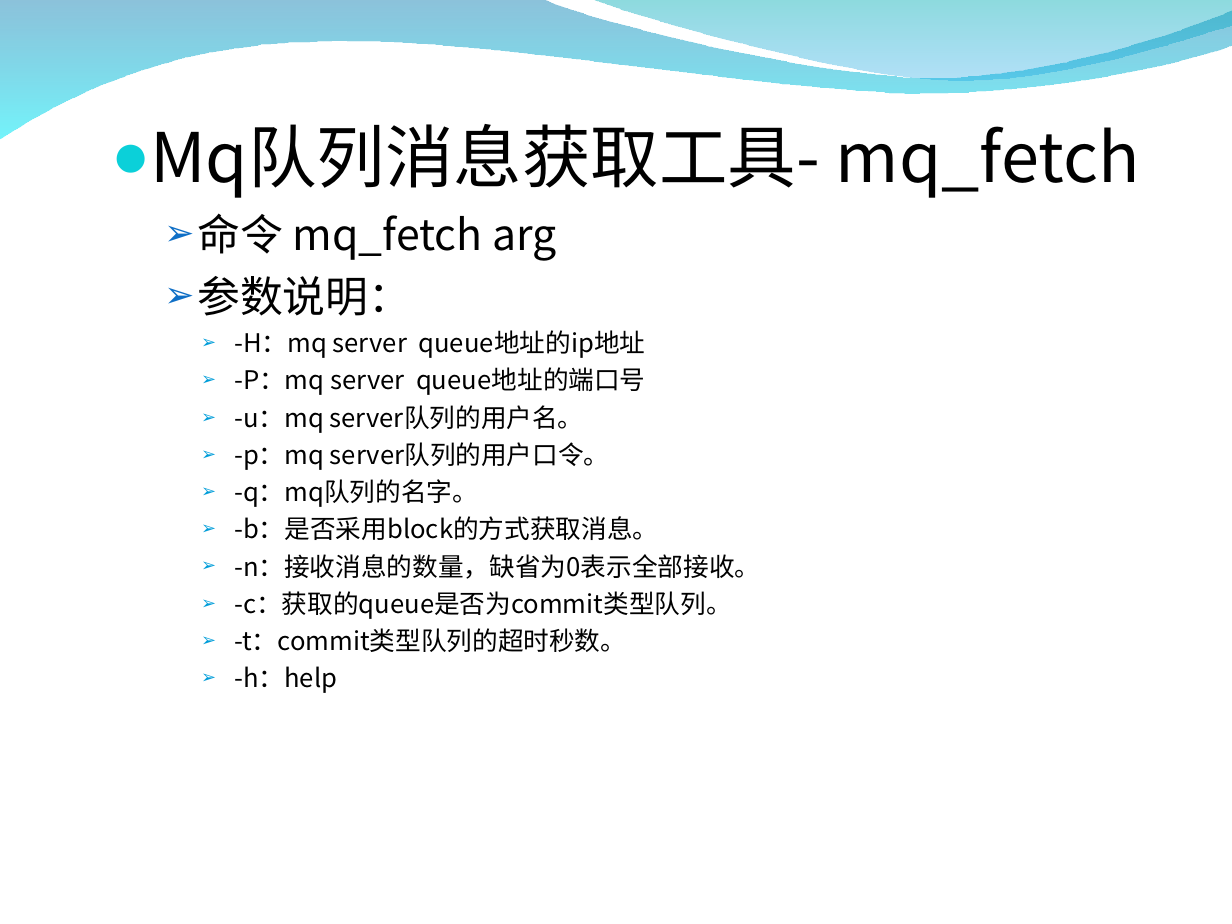
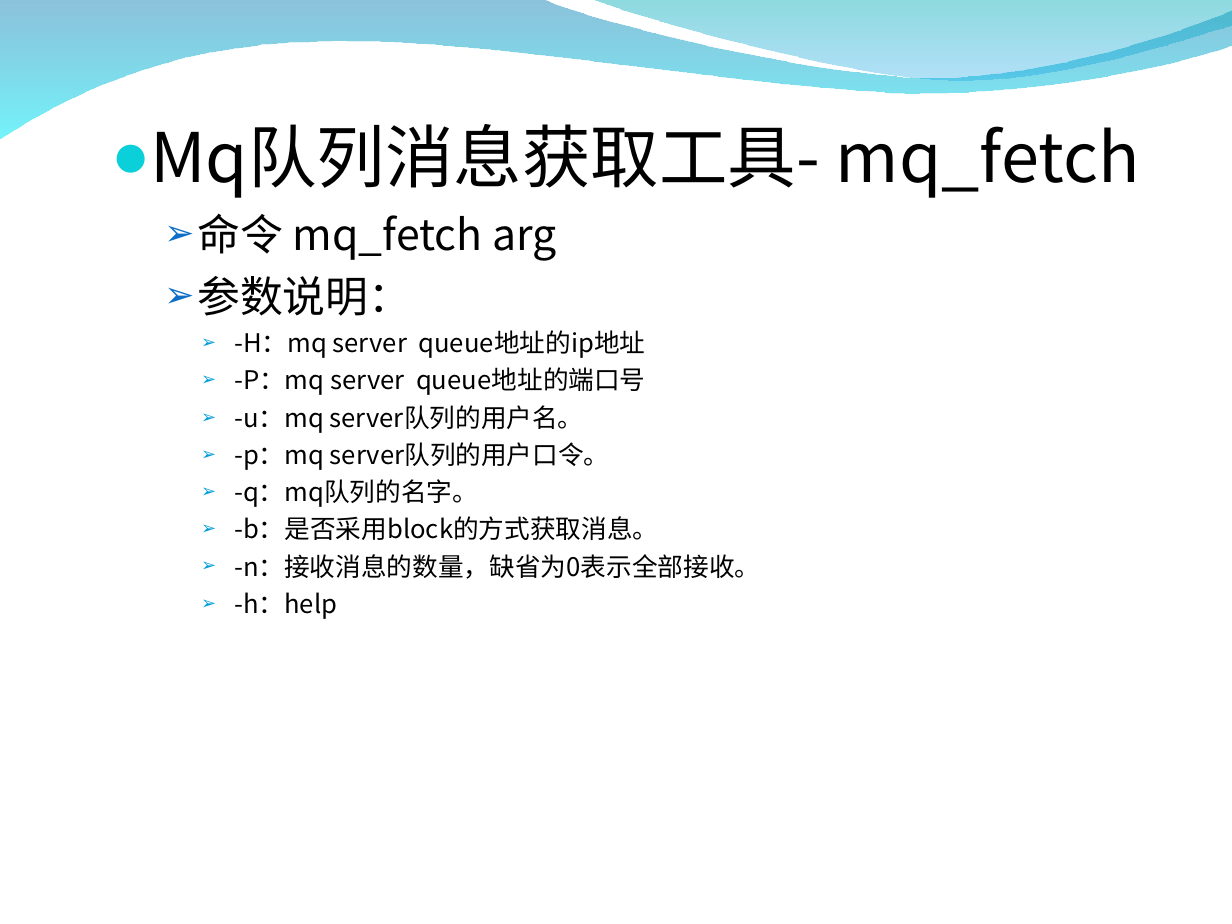
Before and after one commit to zxf1864/cwinux-mq, a slide deck: slide 32 of mq/doc/mq_introduce.ppt (slide 31 before the commit). Drawn at 1232x924 pixels with LibreOffice and Linux fonts; fonts in the diff are those of the drawing; background and template pictures are left out. Boxes give left, top, right and bottom in pixels: in the first picture for what was removed or moved away, otherwise in the second. Text is boxed around its words. In the diff, an @@ line names an element or a change of style, - is before the commit and + after.

```diff
--- a/mq/doc/mq_introduce.ppt
+++ b/mq/doc/mq_introduce.ppt
@@ text at bbox=[234, 591, 732, 652]: paragraphs removed @@
-    ➢ -c：获取的queue是否为commit类型队列。
-    ➢ -t：commit类型队列的超时秒数。
```
Also in this commit, not shown: 13 other slides changed, 2 slides added, 1 slide removed, 1 other file.
